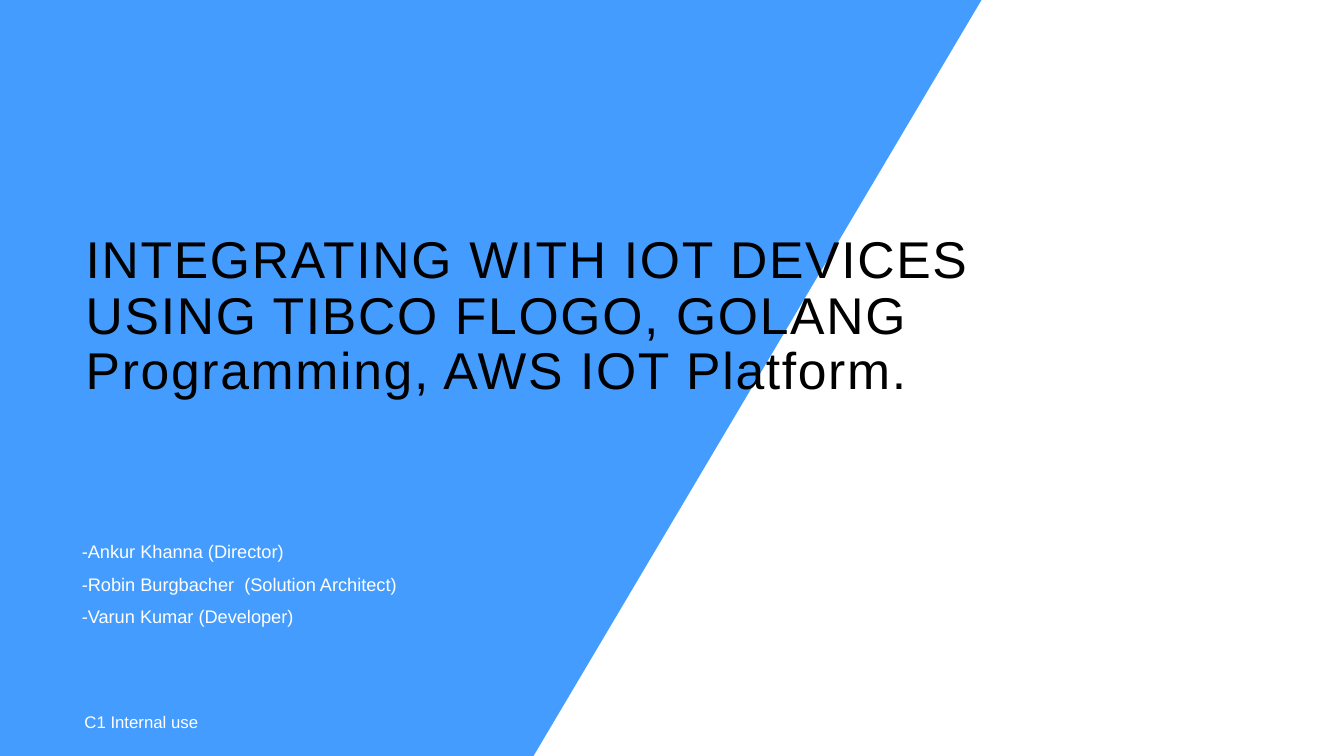
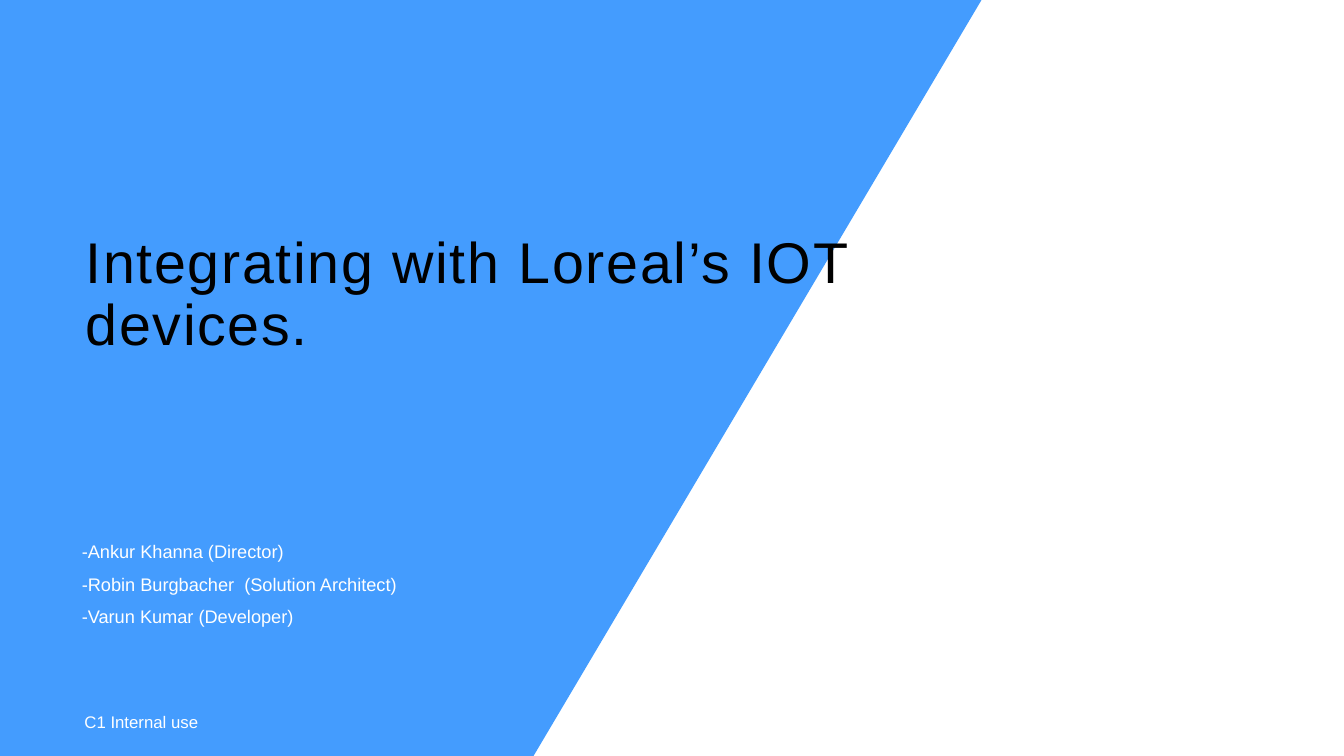
Before and after one commit to varunkaruna1986/ignite, a slide deck: slide 1 of MQTT-TIBCOFLOGO-IOT-AWSLAMBDA-AWS_IOT_RULES.pptx. Drawn at 1344x756 pixels with LibreOffice and Linux fonts; fonts in the diff are those of the drawing; background and template pictures are left out. Boxes give left, top, right and bottom in pixels: in the first picture for what was removed or moved away, otherwise in the second. Text is boxed around its words. In the diff, an @@ line names an element or a change of style, - is before the commit and + after.

```diff
--- a/MQTT-TIBCOFLOGO-IOT-AWSLAMBDA-AWS_IOT_RULES.pptx
+++ b/MQTT-TIBCOFLOGO-IOT-AWSLAMBDA-AWS_IOT_RULES.pptx
@@ title at <box>86,237,848,346</box>: text changed; size 36.9 to 41 pt @@
-INTEGRATING WITH IOT DEVICES USING TIBCO FLOGO, GOLANG Programming, AWS IOT Platform.
+Integrating with Loreal’s IOT devices.
```
Also in this commit, not shown: 11 other slides changed, 1 slide added, 1 slide removed.
